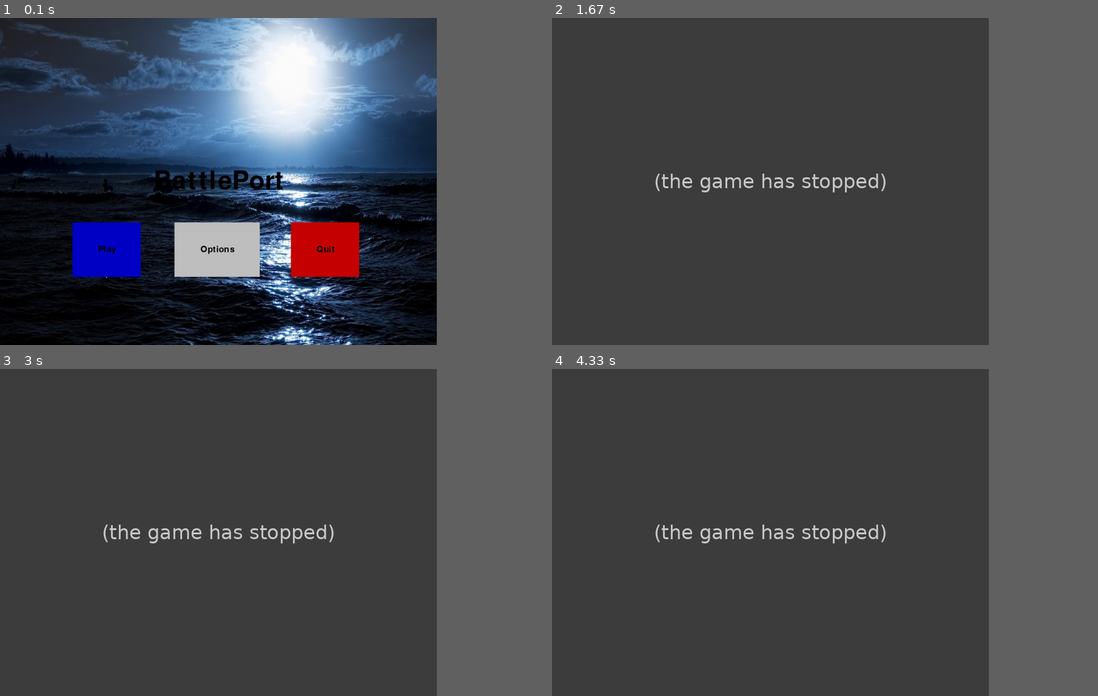
Above: before the commit, frames 1-4 (two rows, left to right).
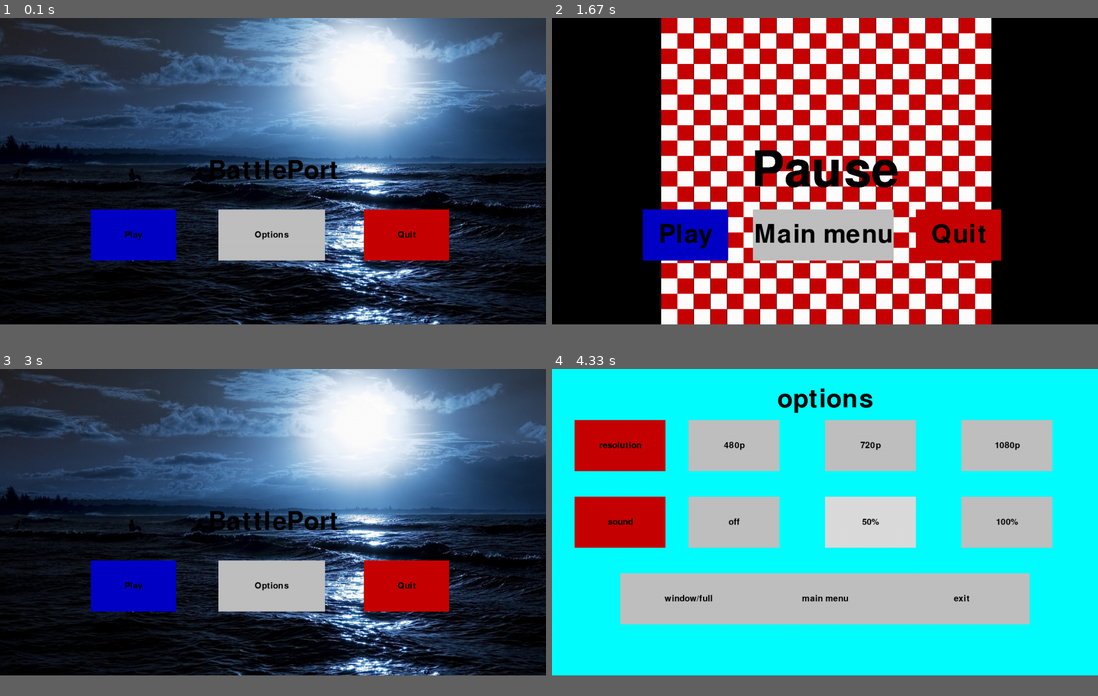
Above: after the commit, the same moments.

Repository: goru47/INF1L-PRJ-2
Game: pygame game, started from BP_BETA_0.1.py
Same seed, same stepped clock (60 frames per second), same inputs: the game is played once before the commit and once after it.
Inputs (mouse positions are in pixels of both pictures, inside the frame that each line leads up to):
- Up to frame 1 (0.1 s): no input
- Up to frame 2 (1.67 s): click (655, 243) at 0.93 s; hold P 1.17-1.63 s; move the mouse to (906, 63) at 1.2 s
- Up to frame 3 (3 s): click (245, 601) at 1.77 s; click (273, 558) at 2.1 s
- Up to frame 4 (4.33 s): click "Options" at 3.27 s; click (666, 463) at 3.83 s; click (846, 509) at 4.2 s
In our replay, the window is 720x540 before the commit and 900x506 after it. These sizes can differ from the game's own. Grey fills any space a smaller window leaves; there, only what the larger window draws over its background counts as a difference.

The runs differ from the first frame. In frame 1, 62% of the frame differs, in the area x 0-100%, y 0-100%; in frame 2, 75%; in frame 3, 85%, in the area x 0-100%, y 0-94%; in frame 4, 79%.
Error before the commit: TypeError: gameloop() missing 2 required positional arguments: 'display_width' and 'display_...; the game stopped at 0.93 s (later frames are placeholders)

Commit message:
'madeit'

Diff:
--- a/BP_BETA_0.1.py
+++ b/BP_BETA_0.1.py
@@ -3,14 +3,14 @@
 from pygame.locals import *
 import random
 import math
-from settings import *
 
 # initialize pygame
 pygame.init()
 pygame.font.init()
 
 
-
+display_width = 1280
+display_height = 720
 
 #   Colors
 black = (0, 0, 0)
@@ -138,23 +138,10 @@
     pygame.draw.circle(gamedisplay,black,(ox,oy),10,0)"""
 
 
-def yo_movement(oy,ox):
-    for event in pygame.event.get():
-        while pygame.event.EventType == pygame.KEYDOWN:
-            if event.key == pygame.K_273:
-                oy = oy + 50
-            if event.key == pygame.K_274:
-                oy = oy + 50
-            if event.key == pygame.K_276:
-                ox = ox - 50
-            if event.key == pygame.K_275:
-                ox = ox + 50
-            pygame.display.update()
-
-
 def text_objects(text, font):
     textSurface = font.render(text, True, black)
     return textSurface, textSurface.get_rect()
+
 
 def board_gen(display_width,display_height):
     t = 0
@@ -177,13 +164,12 @@
             y += (display_height/20)
             x = display_width / 5
 
-
     for event in pygame.event.get():
         if event.type == pygame.MOUSEBUTTONDOWN:
             (mousex, mousey) = pygame.mouse.get_pos()
 
     pygame.display.update()
-    gameloop()
+    gameloop(display_width, display_height)
 
 
 def main_menu(display_width,display_height):
@@ -215,6 +201,7 @@
                 if (display_width/6*2.4) + display_width/5.12 > mouse[0] > (display_width/6*2.4) and display_height/1.6+ display_height/6 > mouse[1] > display_height/1.6:
                     options(display_width,display_height) # moet nog options menu makne
 
+
 def paused(display_width,display_height):
     pause = True
     while pause:
@@ -243,6 +230,7 @@
                 if (display_width/6*2.4) + 200 > mouse[0] > (display_width/6*2.4) and display_height/1.6 + display_height/6 > mouse[1] > display_height/1.6:
                     main_menu(display_width,display_height)
 
+
 def options(display_width,display_height):
     options = True
     while options:
@@ -264,8 +252,6 @@
         button("window/full", display_width/8, display_height/6*4, display_width/4, display_height/6, silver, dark_silver, smallText)
         button("main menu", display_width/8*3, display_height/6*4, display_width/4, display_height/6, silver, dark_silver, smallText)
         button("exit", display_width/8*5,display_height/6*4, display_width/4, display_height/6, silver, dark_silver, smallText)
-
-
 
         mouse = pygame.mouse.get_pos()
         pygame.display.update()
@@ -301,6 +287,7 @@
                 if (display_width/8*5)+display_width/4 > mouse[0] > (display_width/8*5) and display_height/6*4 + display_height/6 > mouse[1] > display_height/6*4:
                     pygame.quit()
 
+
 def gameloop(display_width,display_height):
     crashed = False
 
@@ -314,8 +301,7 @@
                     pygame.quit()
                     sys.exit()
                 if event.key == pygame.K_p:
-                    paused()
-            yo_movement(display_width/2, display_height/2)
+                    paused(display_width, display_height)
             print(event)
             pygame.display.update()
     clock.tick(5)
--- a/grid1.py
+++ b/grid1.py
@@ -31,7 +31,7 @@
 pygame.init()
 
 # [width, height]
-WINDOW_SIZE = [1280, 720]
+WINDOW_SIZE = (1280, 720)
 screen = pygame.display.set_mode(WINDOW_SIZE)
 
 # screen title
--- a/settings.py
+++ b/settings.py
@@ -16,17 +16,17 @@
 dark_grey = (40, 40, 40)
 
 # game settings
-display_width = 1024
-display_height = 768
-'''display_width = 1024    # 16 * 64 or 32 * 32 or 64 * 16
-display_height = 768    # # 16 * 48 or 32 * 24 or 64 * 12'''
+width = 800
+height = 600
+'''width = 1024    # 16 * 64 or 32 * 32 or 64 * 16
+height = 768    # # 16 * 48 or 32 * 24 or 64 * 12'''
 fps = 30
 
 
 tilesize = 32
 Title = 'pygame test'
-grid_width = display_width / tilesize
-grid_height = display_height / tilesize
+grid_width = width / tilesize
+grid_height = height / tilesize
 
 
 '''#   text font sizes
@@ -40,7 +40,71 @@
     return textSurface, textSurface.get_rect()
 
 
-#   loading images and setting the right resolution
-bg_image = pg.image.load("check.png") #bg1 is vervangen
-bg_image = pg.transform.scale(bg_image, (display_width, display_height))
-ship_img = pg.image.load("boot4.png")
+
+
+# images
+bg_image = pg.image.load("check.png")
+bg_image = pg.transform.scale(bg_image, (800, 600))
+
+# main menu image
+title_image = pg.image.load("titel.png")
+title_image = pg.transform.scale(title_image, (471, 78))
+
+score1_image = pg.image.load("hscore.png")
+score1_image = pg.transform.scale(score1_image, (150, 50))
+score2_image = pg.image.load("arrow.png")
+score2_image = pg.transform.scale(score2_image, (150, 50))
+
+help1_image = pg.image.load("ins.png")
+help1_image = pg.transform.scale(help1_image, (150, 50))
+help2_image = pg.image.load("arrow.png")
+help2_image = pg.transform.scale(help2_image, (150, 50))
+
+
+# main menu buttons
+start_image1 = pg.image.load("pl.png")
+start_image1 = pg.transform.scale(start_image1, (150, 50))
+start_image2 = pg.image.load("arrow.png")
+start_image2 = pg.transform.scale(start_image2, (150, 50))
+
+# board 1 en map 1
+board_image = pg.image.load("menu2.png")
+board_image = pg.transform.scale(board_image, (800, 600))
+map_image = pg.image.load("gamemap.png")
+map_image = pg.transform.scale(map_image, (480, 480))
+
+menu1_image = pg.image.load("menu.png")
+menu1_image = pg.transform.scale(menu1_image, (50, 50))
+menu2_image = pg.image.load("circle.png")
+menu2_image = pg.transform.scale(menu2_image, (50, 50))
+
+
+# kaarten
+kaartn_image = pg.image.load("backnorm.png")
+kaartn_image = pg.transform.scale(kaartn_image, (80, 160))
+kaarts_image = pg.image.load("backspec.png")
+kaarts_image = pg.transform.scale(kaarts_image, (80, 160))
+
+kaart1 = pg.image.load("kaartoffensief_advrifling.png")
+kaart1 = pg.transform.scale(kaart1, (120, 240))
+kaart2 = pg.image.load("kaartspeciaal_jack.png")
+kaart2 = pg.transform.scale(kaart2, (120, 240))
+# pause
+pause_image = pg.image.load("pauze.png")
+pause_image = pg.transform.scale(pause_image, (800, 600))
+pauzet_image = pg.image.load("pauzet.png")
+pauzet_image = pg.transform.scale(pauzet_image, (471, 78))
+
+
+# instruction
+instbg_image = pg.image.load("oceaan.jpg")
+instbg_image = pg.transform.scale(instbg_image, (800, 600))
+
+inst1_image = pg.image.load("instr2.png")
+inst1_image = pg.transform.scale(inst1_image, (600, 580))
+
+
+# boot
+boot2 = pg.image.load("bootje.png")
+boot2 = pg.transform.scale(boot2, (40, 80))
+boot2.set_colorkey(white)
--- /dev/null
+++ b/we made it.py
@@ -0,0 +1,300 @@
+import pygame as pg
+import random
+import sys
+from settings import *
+from ship import *
+from pygame.locals import *
+
+class Game:
+    def __init__(self):
+        # initialize game window, etc
+        pg.init()
+        pg.font.init()
+        pg.mixer.init()
+
+        self.screen = pg.display.set_mode((width, height), pg.FULLSCREEN)
+        pg.display.set_caption(Title)
+        self.clock = pg.time.Clock()
+        self.running = True
+
+    def load_state(self):
+        pass
+
+    def new(self):
+        # start a new game
+        self.all_sprites = pg.sprite.Group()
+        self.paused = False
+        self.run()
+
+    def run(self):
+        # Game loop
+        self.playing = True
+        while self.playing:
+            self.clock.tick(fps)
+            self.events()
+            if not self.paused:
+                self.update()
+            self.draw()
+
+    def button(self, naam1, naam2, x, y, w, h):
+        # image, image highlight, x pos, y pos, width, height
+        mouse = pg.mouse.get_pos()
+
+        # als x pos + width groter
+        if x + w > mouse[0] > x and y + h > mouse[1] > y:
+            self.screen.blit(naam1, (x, y))
+            self.screen.blit(naam2, (x, y))
+        else:
+            self.screen.blit(naam1, (x, y))
+
+    def quit(self):
+        pg.quit()
+        sys.exit()
+
+    def update(self):
+        # Game loop - Update
+        self.all_sprites.update()
+
+    def instructions(self):
+        self.screen.blit(instbg_image, (0, 0))
+
+
+        pg.display.update()
+
+    def board_gen(self):
+        t = 0
+        x = width / 5
+        y = 0
+        self.screen.fill(black)
+        # obj_()
+        while y <= height\
+                :
+            while x < (width / 5) * 4:
+                if t % 2 == 0:
+                    self.screen.fill(red, (x, y, width / 33, height
+                                           / 20))
+                    t += 1
+                    x += (width / 33)
+                else:
+                    self.screen.fill(white, (x, y, width / 33, height
+                                             / 20))
+                    t += 1
+                    x += (width / 33)
+            else:
+                t += 1
+                y += (height
+                      / 20)
+                x = width / 5
+
+        for event in pg.event.get():
+            if event.type == pg.MOUSEBUTTONDOWN:
+                (mousex, mousey) = pg.mouse.get_pos()
+
+        pg.display.update()
+        self.events()
+
+    def draw_grid(self):
+        self.screen.blit(board_image, (0, 0))
+        self.screen.blit(map_image, (width / 5, height / 10))
+        self.button(menu1_image, menu2_image, 100, 100, 50, 50)
+        self.screen.blit(kaartn_image, (20, 20))
+        self.screen.blit(kaarts_image, (700, 20))
+        self.screen.blit(boot2, (300, 300))
+
+        mouse = pg.mouse.get_pos()
+        if 700 + 80 > mouse[0] > 700 and 20 + 160 > mouse[1] > 20:
+            self.screen.blit(kaart1, (600, 20))
+        if 20 + 80 > mouse[0] > 20 and 20 + 160 > mouse[1] > 20:
+            self.screen.blit(kaart2, (70, 20))
+
+
+
+        mouse = pg.mouse.get_pos()
+        for event in pg.event.get():
+            if event.type == pg.MOUSEBUTTONDOWN:
+                if 100 + 50 > mouse[0] > 100 and 100 + 50 > mouse[1] > 100:
+                    game.main_menu()
+        # self.screen.fill(aqua)
+        # for x in range(0, width, tilesize):
+            # pg.draw.line(self.screen, light_grey, (x, 0), (x, height))
+        # for y in range(0, height, tilesize):
+            # pg.draw.line(self.screen, light_grey, (0, y), (width, y))
+
+
+
+    def draw(self):
+        # Game loop - draw
+        self.draw_grid()
+        # self.all_sprites.draw(self.screen)
+        if self.paused:
+            self.screen.blit(pause_image, (0, 0))
+            self.screen.blit(pauzet_image, (width / 5, width / 8))
+            self.button(help1_image, help2_image, 600, 450, 150, 50)
+            mouse = pg.mouse.get_pos()
+            if 600 + 130 > mouse[0] > 600 and 450 + 50 > mouse[1] > 50:
+                self.screen.blit(instbg_image, (0, 0))
+                self.screen.blit(inst1_image, (100, 0))
+
+        pg.display.update()
+
+    def options(self):
+            self.screen.fill(aqua)
+            TextSurf, TextRect = text_objects("options", pg.font.Font('freesansbold.ttf', 60))
+            TextRect.center = ((width / 2), (height / 10))
+            self.screen.blit(TextSurf, TextRect)
+
+            self.button("resolution", width / 24, height / 6, width / 6, height / 6, red,red, pg.font.Font('freesansbold.ttf', 20))
+            self.button("480p", width / 8 * 2, height / 6, width / 6, height / 6, silver,dark_silver, pg.font.Font('freesansbold.ttf', 20))
+            self.button("720p", width / 8 * 4, height / 6, width / 6, height / 6, silver,dark_silver, pg.font.Font('freesansbold.ttf', 20))
+            self.button("1080p", width / 8 * 6, height / 6, width / 6, height / 6, silver,dark_silver, pg.font.Font('freesansbold.ttf', 20))
+
+            self.button("sound", width / 24, height
+                        / 6 * 2.5, width / 6, height
+                        / 6, red,red, pg.font.Font('freesansbold.ttf', 20))
+            self.button("off", width / 8 * 2, height
+                        / 6 * 2.5, width / 6, height
+                        / 6,silver, dark_silver, pg.font.Font('freesansbold.ttf', 20))
+            self.button("50%", width / 8 * 4, height
+                        / 6 * 2.5, width / 6, height
+                        / 6,silver, dark_silver, pg.font.Font('freesansbold.ttf', 20))
+            self.button("100%", width / 8 * 6, height
+                        / 6 * 2.5, width / 6, height
+                        / 6,silver, dark_silver, pg.font.Font('freesansbold.ttf', 20))
+
+            self.button("window/full", width / 8, height
+                        / 6 * 4, width / 4, height
+                        / 6,silver, dark_silver, pg.font.Font('freesansbold.ttf', 20))
+            self.button("main menu", width / 8 * 3, height
+                        / 6 * 4, width / 4, height
+                        / 6,silver, dark_silver, pg.font.Font('freesansbold.ttf', 20))
+            self.button("exit", width / 8 * 5, height
+                        / 6 * 4, width / 4, height
+                        / 6, silver,dark_silver, pg.font.Font('freesansbold.ttf', 20))
+
+            mouse = pg.mouse.get_pos()
+            pg.display.update()
+            self.clock.tick(30)
+
+            for event in pg.event.get():
+                if event.type == pg.MOUSEBUTTONDOWN:
+                    if (width / 8 * 2) + width / 6 > mouse[0] > (width / 8 * 2) and height\
+                            / 6 + height\
+                            / 6 > mouse[1] > height\
+                            / 6:
+                        pg.transform.scale(self.screen, (640, 480))
+                        pg.display.set_mode((640, 480))
+                        height\
+                            = 480
+                        width = 640
+                    if (width / 8 * 4) + width / 6 > mouse[0] > (width / 8 * 4) and height\
+                            / 6 + height\
+                            / 6 > mouse[1] > height\
+                            / 6:
+                        pg.display.set_mode((1280, 720))
+                        pg.transform.scale(self.screen, (1280, 720))
+                        width = 1280
+                        height\
+                            = 720
+                    if (width / 8 * 6) + width / 6 > mouse[0] > (width / 8 * 6) and height\
+                            / 6 + height\
+                            / 6 > mouse[1] > height\
+                            / 6:
+                        pg.display.set_mode((1920, 1080))
+                        pg.transform.scale(self.screen, (1920, 1080))
+                        width = 1920
+                        height\
+                            = 1080
+                    if (width / 8 * 2) + width / 6 > mouse[0] > (width / 8 * 2) and height\
+                            / 6 * 2.5 + height\
+                            / 6 > mouse[1] > height\
+                            / 6 * 2.5:
+                        pass  # Sounds options worden later toegevoegd
+                    if (width / 8 * 4) + width / 6 > mouse[0] > (width / 8 * 4) and height\
+                            / 6 * 2.5 + height\
+                            / 6 > mouse[1] > height\
+                            / 6 * 2.5:
+                        pass  # Sounds options worden later toegevoegd
+                    if (width / 8 * 6) + width / 6 > mouse[0] > (width / 8 * 6) and height\
+                            / 6 * 2.5 + height\
+                            / 6 > mouse[1] > height\
+                            / 6 * 2.5:
+                        pass  # Sounds options worden later toegevoegd
+                    if (width / 8) + width / 4 > mouse[0] > (width / 8) and height\
+                            / 6 * 4 + height\
+                            / 6 > mouse[1] > height\
+                            / 6 * 4:
+                        pg.display.set_mode(FULLSCREEN)
+                    if (width / 8 * 3) + width / 4 > mouse[0] > (width / 8 * 3) and height\
+                            / 6 * 4 + height\
+                            / 6 > mouse[1] > height\
+                            / 6 * 4:
+                        self.main_menu()
+                    if (width / 8 * 5) + width / 4 > mouse[0] > (width / 8 * 5) and height\
+                            / 6 * 4 + height\
+                            / 6 > mouse[1] > height\
+                            / 6 * 4:
+                        pg.quit()
+
+    def events(self):
+        # Game loop - events
+        for event in pg.event.get():
+            if event.type == pg.QUIT:
+                self.quit()
+            if event.type == pg.KEYDOWN:
+                if event.key == pg.K_ESCAPE:
+                    self.quit()
+                if event.key == pg.K_p:
+                    self.paused = not self.paused
+                # boot movement
+                if event.key == pg.K_LEFT:
+                    self.ship.move(dx=-1)
+                if event.key == pg.K_RIGHT:
+                    self.ship.move(dx=1)
+                if event.key == pg.K_DOWN:
+                    self.ship.move(dy=1)
+                if event.key == pg.K_UP:
+                    self.ship.move(dy=-1)
+
+    def main_menu(self):
+        # while in mainmenu
+        in_main_menu = True
+        while in_main_menu:
+            self.screen.blit(bg_image, (0, 0))
+            self.screen.blit(title_image, (width/5, width/8))
+
+            self.button(start_image1, start_image2, 600, 400, 150, 50)
+            self.button(score1_image, score2_image, 600, 500, 150, 50)
+            self.button(help1_image, help2_image, 600, 450, 150, 50)
+
+            mouse = pg.mouse.get_pos()
+
+            pg.display.update()
+            self.clock.tick(15)
+
+            for event in pg.event.get():
+                if event.type == MOUSEBUTTONDOWN:
+                    if 600 + 150 > mouse[0] > 600 and 400 + 50 > mouse[1] > 150:
+                        game.new()
+                    if 600 + 150 > mouse[0] > 600 and 500 + 50 > mouse[1] > 150:
+                        pass        # options
+                    if 600 + 150 > mouse[0] > 600 and 450 + 50 > mouse[1] > 150:
+                        game.instructions()
+                if event.type == pg.KEYDOWN:
+                    if event.key == pg.K_ESCAPE:
+                        game.quit()
+
+
+    def show_go_screen(self):
+        # game over/continue
+        pass
+
+    def Score(self):
+        pass
+
+game = Game()
+game.main_menu()
+while game.running:
+    game.new()
+    game.main_menu()
+
+pg.quit()
